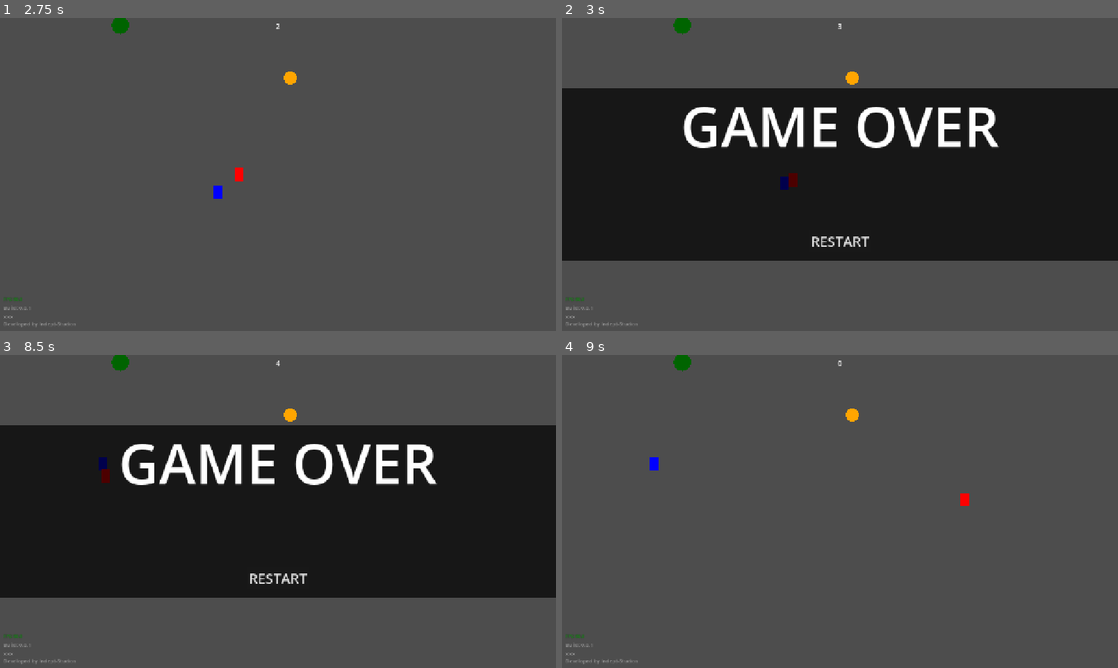
Above: before the commit, frames 1-4 (two rows, left to right).
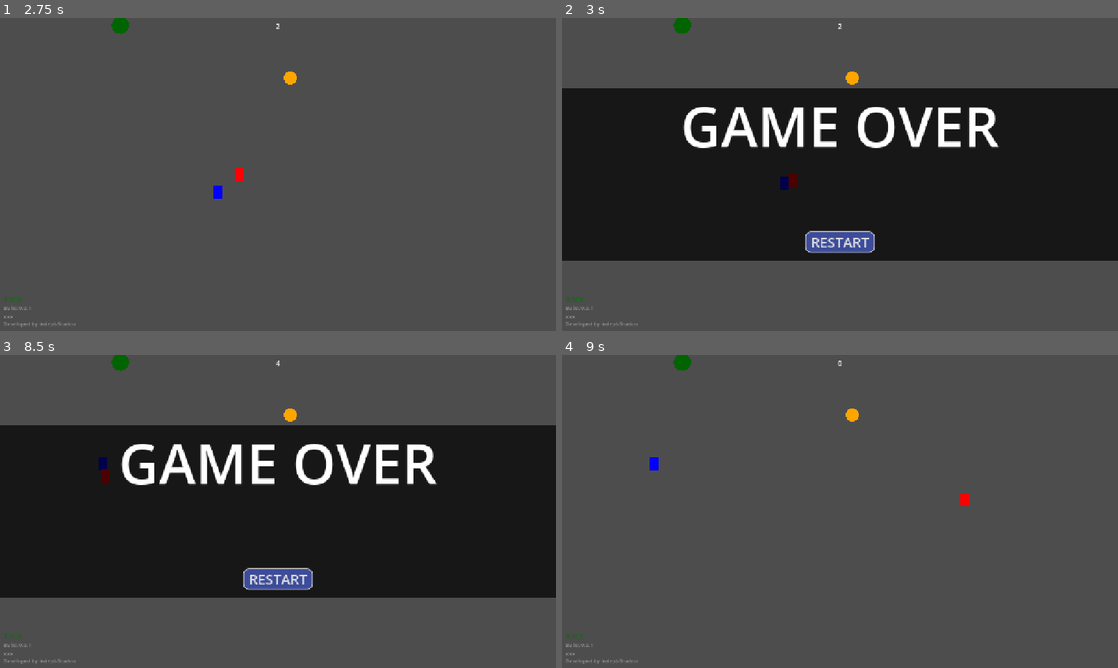
Above: after the commit, the same moments.

Repository: Indept-Studios/ard_jam
Game: Godot game, scene res://scenes/game.tscn
Two runs of this game, one before a commit and one after it. Both use one fixed random seed, a clock stepped at 60 frames per second and the inputs below.
Inputs:
- Up to frame 1 (2.75 s): hold D (right) 0.53-1.28 s; hold S (down) 1.28-2.03 s; hold D (right) from 2.03 s (still down)
- Up to frame 2 (3 s): release D (right) at 2.78 s; hold W (up) from 2.78 s (still down)
- Up to frame 3 (8.5 s): release W (up) at 3.5 s; click "RESTART" at 3.5 s; hold A (left) 4.28-5.78 s; hold S (down) 5.78-6.53 s; hold D (right) 6.53-7.28 s; hold W (up) 7.28-8.03 s; hold D (right) from 8.03 s (still down)
- Up to frame 4 (9 s): release D (right) at 8.75 s; click "RESTART" at 8.75 s

Frame 1 is identical in both runs. In frame 2, 0.8% of the frame differs, in the area x 43-57%, y 2-76%; in frame 3, 0.8%; in frame 4, nothing differs.

Commit message:
fix: highscore and ui

Diff:
--- a/scenes/game.tscn
+++ b/scenes/game.tscn
@@ -23,6 +23,42 @@
 
 [sub_resource type="FontVariation" id="FontVariation_5kx4m"]
 
+[sub_resource type="StyleBoxFlat" id="StyleBoxFlat_gee14"]
+bg_color = Color(0.2377665, 0.2984818, 0.6046156, 1)
+border_width_left = 2
+border_width_top = 2
+border_width_right = 2
+border_width_bottom = 2
+corner_radius_top_left = 12
+corner_radius_top_right = 12
+corner_radius_bottom_right = 12
+corner_radius_bottom_left = 12
+corner_detail = 12
+
+[sub_resource type="StyleBoxFlat" id="StyleBoxFlat_0tnpc"]
+bg_color = Color(0, 0, 0.6, 1)
+border_width_left = 2
+border_width_top = 2
+border_width_right = 2
+border_width_bottom = 2
+corner_radius_top_left = 12
+corner_radius_top_right = 12
+corner_radius_bottom_right = 12
+corner_radius_bottom_left = 12
+corner_detail = 12
+
+[sub_resource type="StyleBoxFlat" id="StyleBoxFlat_vtaks"]
+bg_color = Color(0, 0, 0.6, 1)
+border_width_left = 2
+border_width_top = 2
+border_width_right = 2
+border_width_bottom = 2
+corner_radius_top_left = 12
+corner_radius_top_right = 12
+corner_radius_bottom_right = 12
+corner_radius_bottom_left = 12
+corner_detail = 12
+
 [node name="Game" type="Node" unique_id=1746773538]
 process_mode = 3
 
@@ -191,9 +227,13 @@
 theme_override_constants/margin_bottom = 20
 
 [node name="RestartButton" type="Button" parent="GameOverLayer/GameOverRoot/PanelContainer/VBoxContainer/CenterContainer/MarginContainer" unique_id=724912386]
+custom_minimum_size = Vector2(160, 45)
 layout_mode = 2
 theme_override_fonts/font = SubResource("FontVariation_5kx4m")
 theme_override_font_sizes/font_size = 32
+theme_override_styles/normal = SubResource("StyleBoxFlat_gee14")
+theme_override_styles/pressed = SubResource("StyleBoxFlat_0tnpc")
+theme_override_styles/hover = SubResource("StyleBoxFlat_vtaks")
 text = "RESTART"
 
 [node name="DebugLayer" type="CanvasLayer" parent="." unique_id=1270328989]
--- a/scripts/game_manager.gd
+++ b/scripts/game_manager.gd
@@ -13,6 +13,7 @@
 
 func _on_enemy_game_over():
 	get_tree().paused = true
+	timer.stop()
 	game_over_root.visible = true
 
 func _on_restart_button_pressed():
